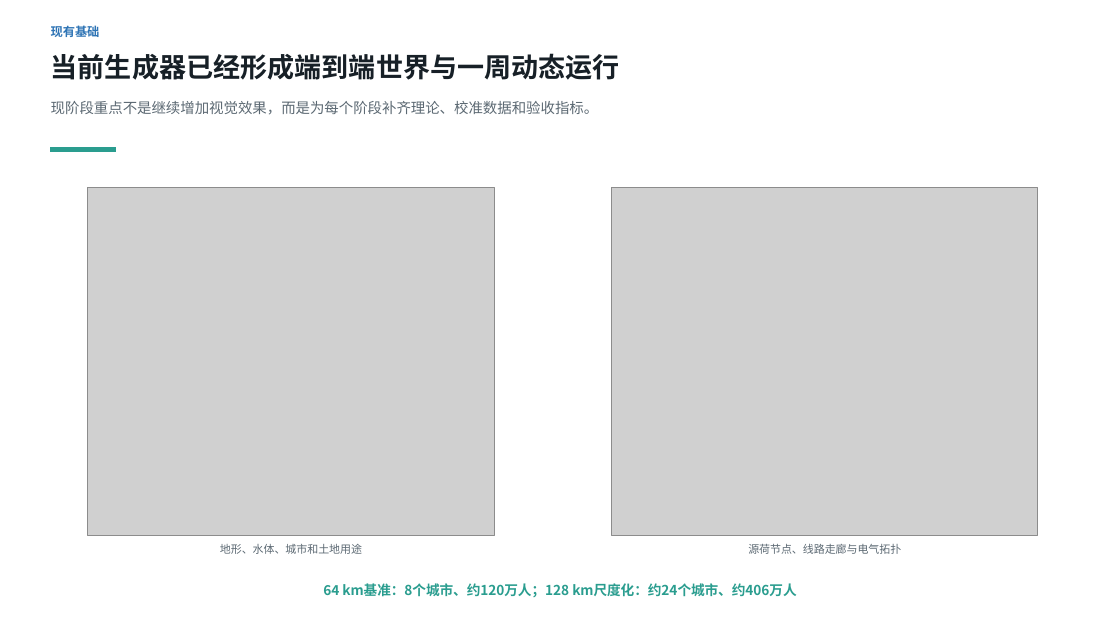
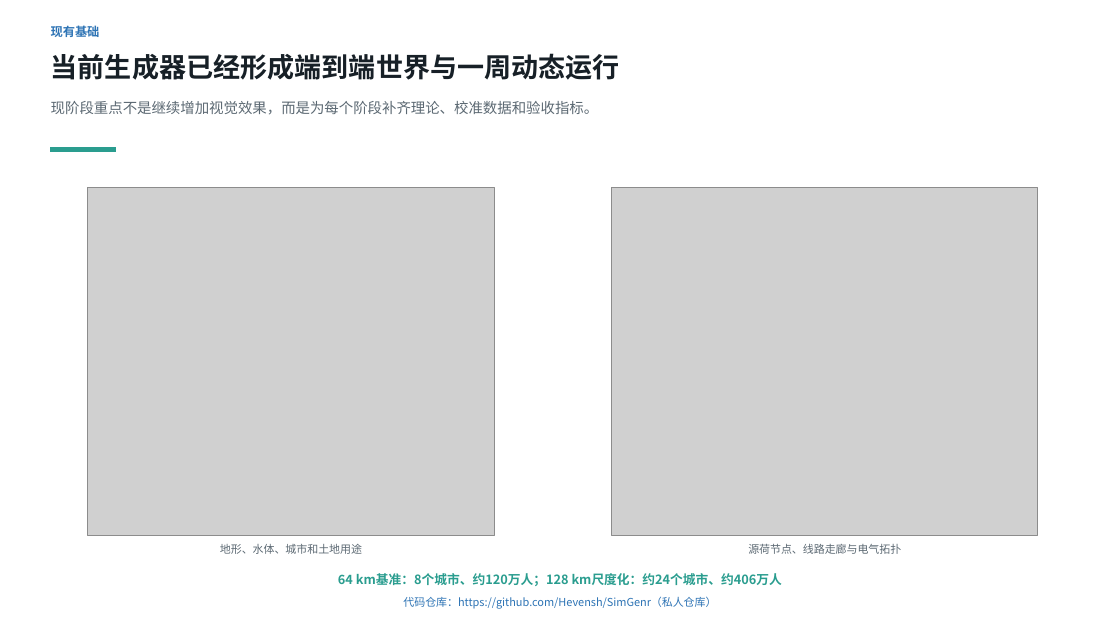
Before and after one commit to Hevensh/SimGenr, a slide deck: slide 4 of research/slides/多模态电网潮流计算_项目描述与目标.pptx. Drawn at 1120x630 pixels with LibreOffice and Linux fonts; fonts in the diff are those of the drawing; grey boxes stand for pictures. Boxes give left, top, right and bottom in pixels: in the first picture for what was removed or moved away, otherwise in the second. Text is boxed around its words. In the diff, an @@ line names an element or a change of style, - is before the commit and + after.

```diff
--- a/research/slides/多模态电网潮流计算_项目描述与目标.pptx
+++ b/research/slides/多模态电网潮流计算_项目描述与目标.pptx
@@ text "64 km基准：8个城市、约120万人；128 km尺度化：约24个城市、约406万人": place and size @@
-text "64 km基准：8个城市、约120万人；128 km尺度化：约24个城市、约406万人" at <box>323,583,796,597</box>
+text "64 km基准：8个城市、约120万人；128 km尺度化：约24个城市、约406万人" at <box>338,573,782,586</box>
@@ text "64 km基准：8个城市、约120万人；128 km尺度化：约24个城市、约406万人" at <box>338,573,782,586</box>: size 11.6 to 10.9 pt @@
@@ text added at <box>403,596,716,609</box>, 9.4 pt, text #2E74B5 @@
+代码仓库：https://github.com/Hevensh/SimGenr（私人仓库）
```
Also in this commit, not shown: 3 other files.
